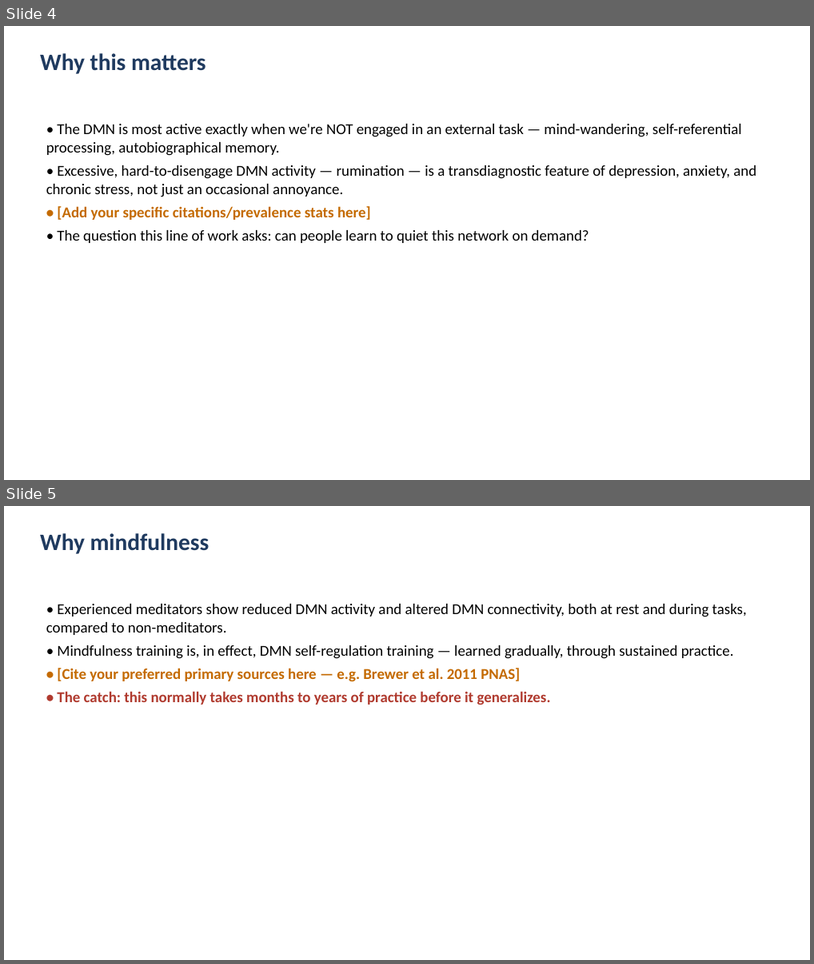
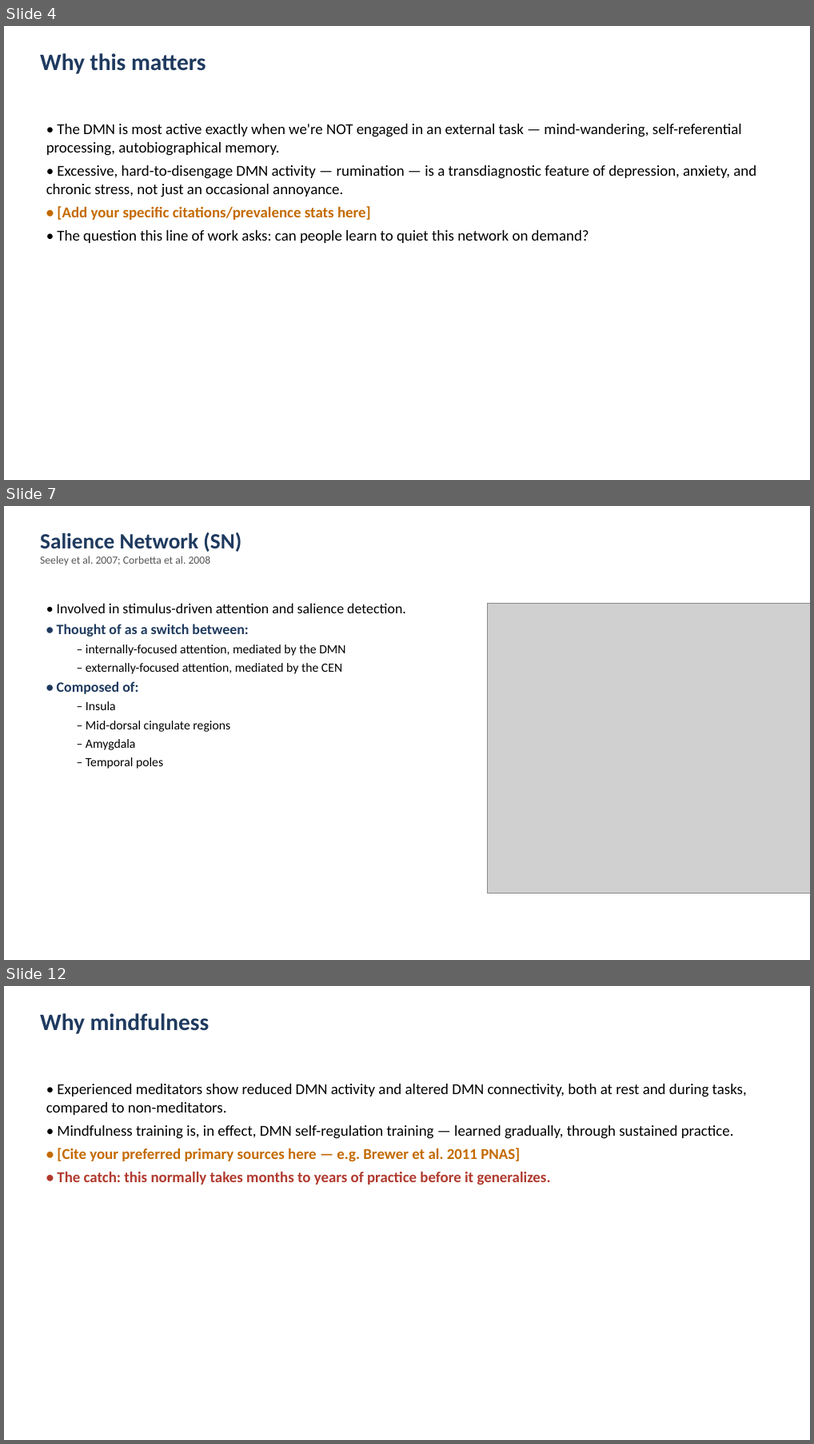
Before and after one commit to cccbauer/dmnelf, a slide deck: analysis/fingerprint/19_fingerprint/efp_meirhasson/Fingerprint_20260902.pptx. Shown one above the other, each under a label of ours: slides 4 and 5 before the commit, slides 4, 7 and 12 after it; the slides between them are not shown. The pictures are 814x964 and 814x1444 pixels, drawn with LibreOffice and Linux fonts; fonts in the diff are those of the drawing; grey boxes stand for pictures. Boxes give left, top, right and bottom in pixels: in the first picture for what was removed or moved away, otherwise in the second. Text is boxed around its words. In the diff, an @@ line names an element or a change of style, - is before the commit and + after.

```diff
--- a/analysis/fingerprint/19_fingerprint/efp_meirhasson/Fingerprint_20260902.pptx
+++ b/analysis/fingerprint/19_fingerprint/efp_meirhasson/Fingerprint_20260902.pptx
@@ slide 7 added at <box>4,506,810,960</box>, background #FFFFFF @@
@@ text added at <box>40,532,242,565</box>, 13 pt, text #555555 @@
+Salience Network (SN)
+Seeley et al. 2007; Corbetta et al. 2008
@@ text added at <box>57,603,406,768</box>, 15 pt, text #000000 @@
+• Involved in stimulus-driven attention and salience detection.
+• Thought of as a switch between:
+  – internally-focused attention, mediated by the DMN
+  – externally-focused attention, mediated by the CEN
+• Composed of:
+  – Insula
+  – Mid-dorsal cingulate regions
+  – Amygdala
+  – Temporal poles
@@ picture added at <box>488,603,810,893</box> @@
@@ what was slide 5 is now slide 12 @@
```
Also in this commit, not shown: 6 other slides added.
